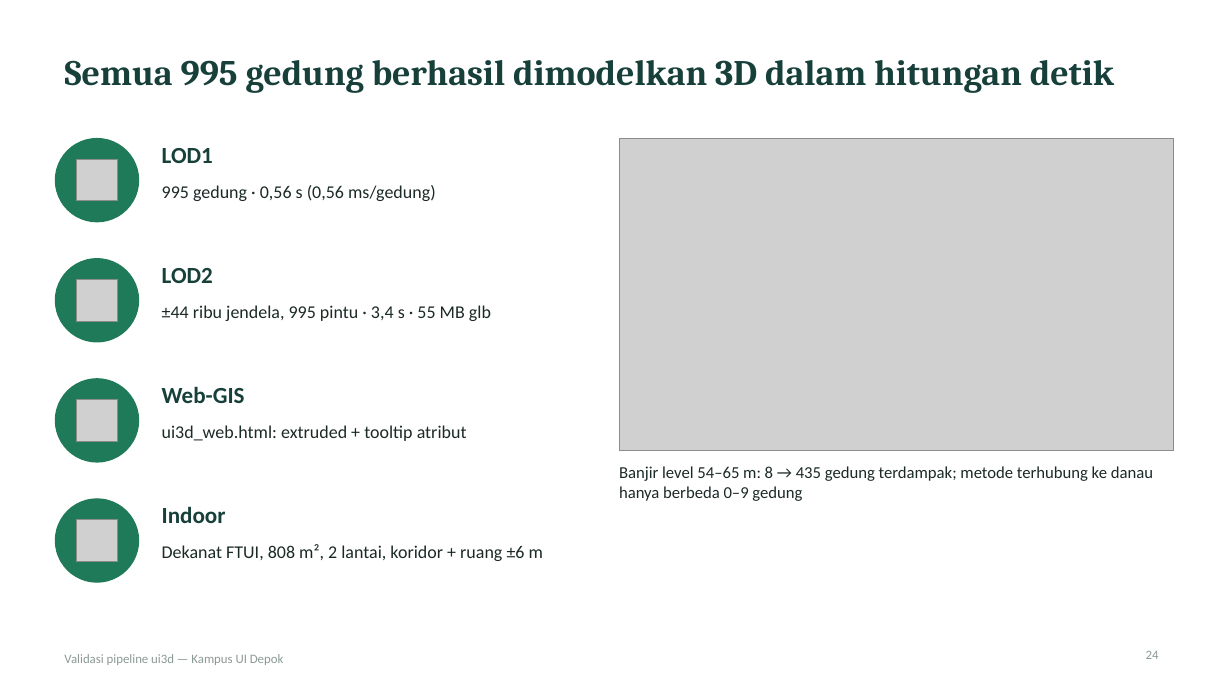
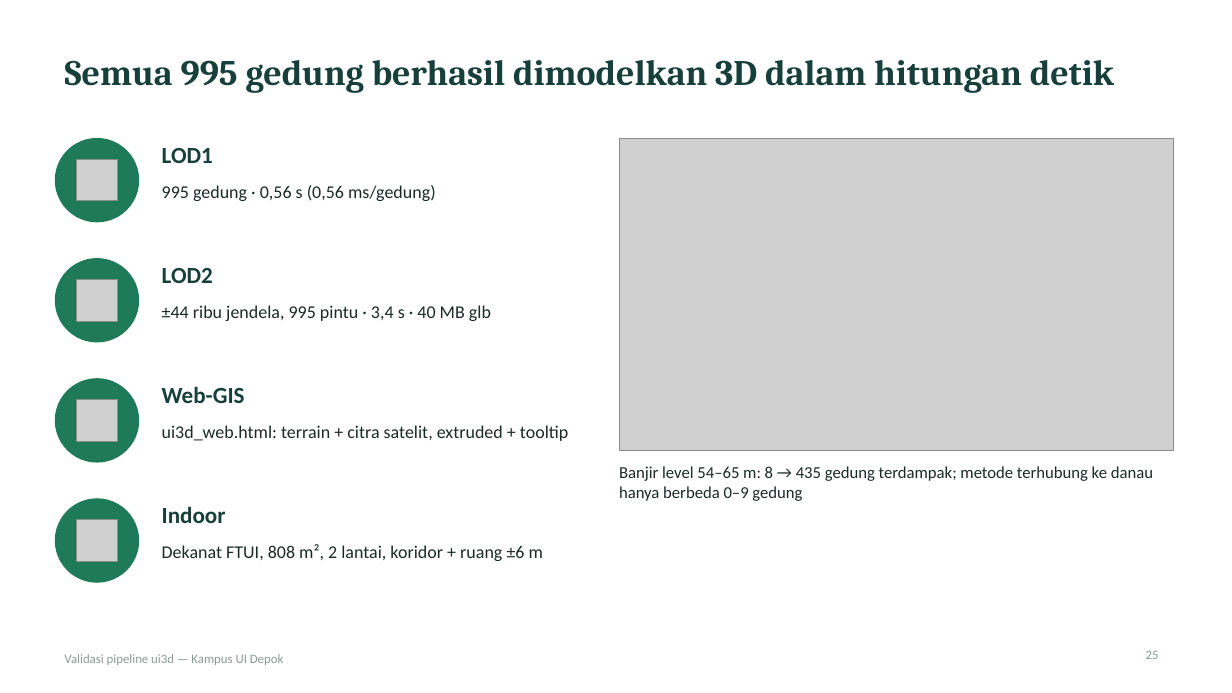
Before and after one commit to Zaki-Fadlan/3d_modeling_GIS_bahan_ajar, a slide deck: slide 25 of ui3d/presentasi_validasi_ui3d.pptx (slide 24 before the commit). Drawn at 1232x693 pixels with LibreOffice and Linux fonts; fonts in the diff are those of the drawing; grey boxes stand for pictures. Boxes give left, top, right and bottom in pixels: in the first picture for what was removed or moved away, otherwise in the second. Text is boxed around its words. In the diff, an @@ line names an element or a change of style, - is before the commit and + after.

```diff
--- a/ui3d/presentasi_validasi_ui3d.pptx
+++ b/ui3d/presentasi_validasi_ui3d.pptx
@@ text at <box>162,305,491,321</box>: text changed @@
-±44 ribu jendela, 995 pintu · 3,4 s · 55 MB glb
+±44 ribu jendela, 995 pintu · 3,4 s · 40 MB glb
@@ text at <box>162,425,568,441</box>: text changed @@
-ui3d_web.html: extruded + tooltip atribut
+ui3d_web.html: terrain + citra satelit, extruded + tooltip
@@ page number at <box>1146,651,1159,659</box>: text changed @@
-24
+25
```
Also in this commit, not shown: 1 other slide changed, 2 slides added, 25 other files.
